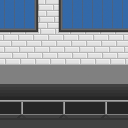
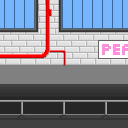
Layer changes from the first (128, 128) image to the second:
added layer "Peanuts" above "Layer 2" over [102, 44, 128, 55]
showed "Layer 2", painted on it over [52, 40, 128, 66]
painted on "Layer 1" over [0, 0, 128, 66]
